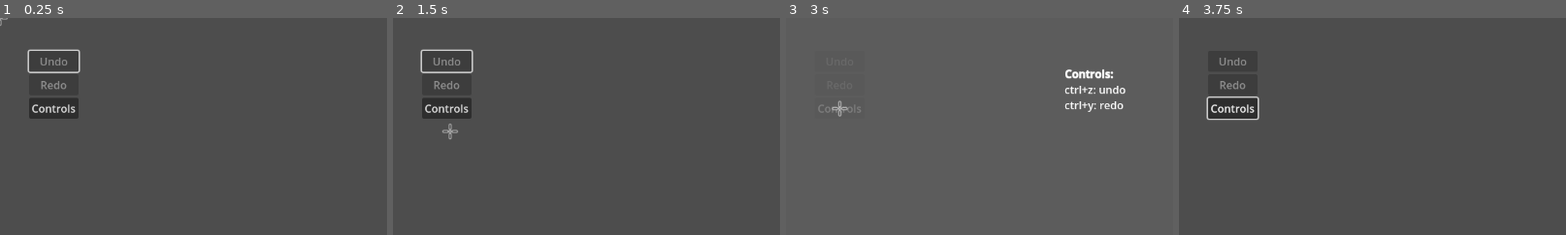
Above: before the commit, frames 1-4 (left to right).
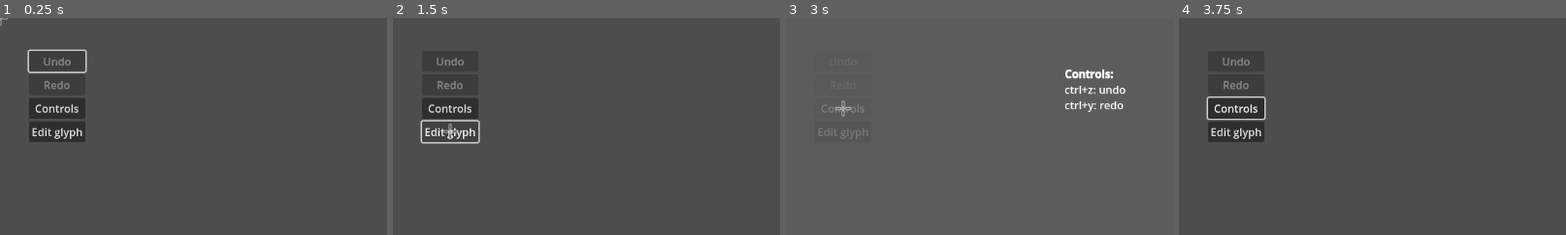
Above: after the commit, the same moments.

Repository: Ists-Cilveks/UNLWS-Renderer
Game: Godot game, scene res://Scripts/unlws_editor.tscn
Same seed, same stepped clock (60 frames per second), same inputs: the game is played once before the commit and once after it.
Inputs (mouse positions are % of the whole screen's width and height, from its top left):
- Up to frame 1 (0.25 s): no input
- Up to frame 2 (1.5 s): click (7, 26) at 0.5 s, where only the run after the commit has a clickable "Edit glyph"; click (7, 26) at 1.25 s, where only the run after the commit has a clickable "Edit glyph"
- Up to frame 3 (3 s): click (7, 26) at 2 s, where only the run after the commit has a clickable "Edit glyph"; click "Controls" at 2.75 s
- Up to frame 4 (3.75 s): click "×" at 3.5 s
The pictures show only the part of the screen within x 0-50%, y 0-50%; the shares and areas given below are measured in that part.

The runs differ from the first frame. In frame 1, 2.1% of the frame differs, in the area x 7-23%, y 14-58%; in frame 2, 1.7%; in frame 3, 0.2%; in frame 4, 2.1%.

Commit message:
(partial commit) Change popups to be added using signals instead of export

Diff:
--- a/Scripts/Globals/EventBus.gd
+++ b/Scripts/Globals/EventBus.gd
@@ -12,3 +12,5 @@
 
 signal search_halted()
 signal search_resumed()
+
+signal add_popup_signal(activation_signal, popup_scene)
--- a/Scripts/Popups/popup_container.gd
+++ b/Scripts/Popups/popup_container.gd
@@ -1,14 +1,15 @@
 extends ColorRect
-## A container that creates and deletes popups using buttons attached to with export.
+## A container that creates and deletes popups using signals.
 
-var controls_info_scene = preload("./controls_info.tscn")
-
-@export var controls_info_button : Button
+func _enter_tree():
+	Event_Bus.popup_closing.connect(delete_popup)
+	Event_Bus.add_popup_signal.connect(learn_popup_signal)
 
 func _ready():
-	Event_Bus.popup_closing.connect(delete_popup)
 	set_input_handling(false)
-	controls_info_button.pressed.connect(func(): add_popup_scene(controls_info_scene))
+
+func learn_popup_signal(activation_signal, popup_scene):
+	activation_signal.connect(func(): add_popup_scene(popup_scene))
 
 func add_popup_scene(scene):
 	set_input_handling(true)
--- /dev/null
+++ b/Scripts/Popups/show_controls_button.gd
@@ -0,0 +1,6 @@
+extends Button
+
+var controls_info_scene = preload("../Popups/controls_info.tscn")
+
+func _ready():
+	Event_Bus.add_popup_signal.emit(pressed, controls_info_scene)
--- a/Scripts/UI/ui_layer.tscn
+++ b/Scripts/UI/ui_layer.tscn
@@ -7,6 +7,8 @@
 [ext_resource type="Script" path="res://Scripts/UI/glyph_search_entry.gd" id="3_xfvli"]
 [ext_resource type="Script" path="res://Scripts/UI/grid_container.gd" id="4_8fyeo"]
 [ext_resource type="Script" path="res://Scripts/UI/undo_button.gd" id="5_aa3he"]
+[ext_resource type="Script" path="res://Scripts/Popups/show_controls_button.gd" id="5_w3ltm"]
+[ext_resource type="Script" path="res://Scripts/Popups/edit_glyph_button.gd" id="6_g0okt"]
 [ext_resource type="Script" path="res://Scripts/UI/redo_button.gd" id="6_lcx2g"]
 [ext_resource type="Script" path="res://Scripts/Popups/popup_container.gd" id="7_rdghn"]
 
@@ -37,6 +39,12 @@
 [node name="ShowControls" type="Button" parent="GridContainer"]
 layout_mode = 2
 text = "Controls"
+script = ExtResource("5_w3ltm")
+
+[node name="EditGlyph" type="Button" parent="GridContainer"]
+layout_mode = 2
+text = "Edit glyph"
+script = ExtResource("6_g0okt")
 
 [node name="GlyphSearch" type="Control" parent="."]
 visible = false
@@ -57,7 +65,7 @@
 placeholder_text = "Glyph name:"
 script = ExtResource("3_xfvli")
 
-[node name="PopupContainer" type="ColorRect" parent="." node_paths=PackedStringArray("controls_info_button")]
+[node name="PopupContainer" type="ColorRect" parent="."]
 visible = false
 z_index = 14
 anchors_preset = 15
@@ -67,7 +75,6 @@
 grow_vertical = 2
 color = Color(0.376471, 0.376471, 0.376471, 0.792157)
 script = ExtResource("7_rdghn")
-controls_info_button = NodePath("../GridContainer/ShowControls")
 
 [node name="Mouse" type="Node2D" parent="."]
 z_index = 100
Not shown: 1 places in Scripts/UI/ui_layer.tscn that only renumber resources
